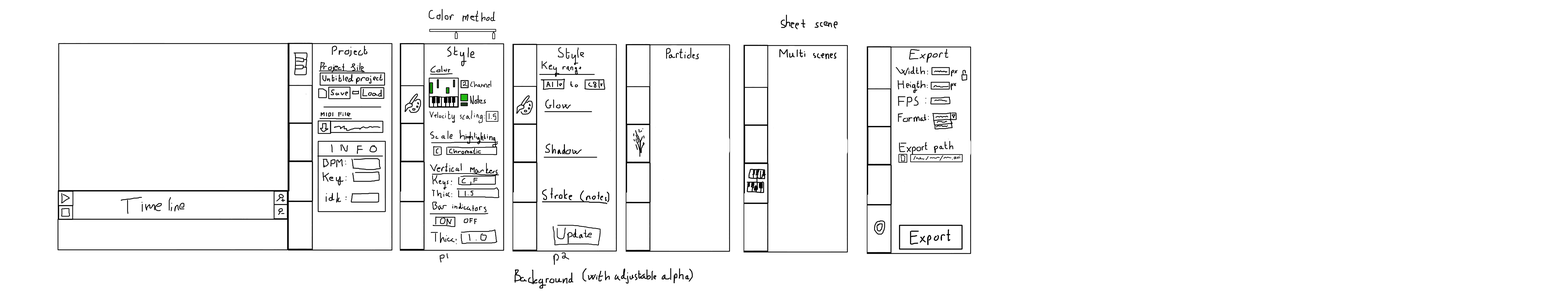
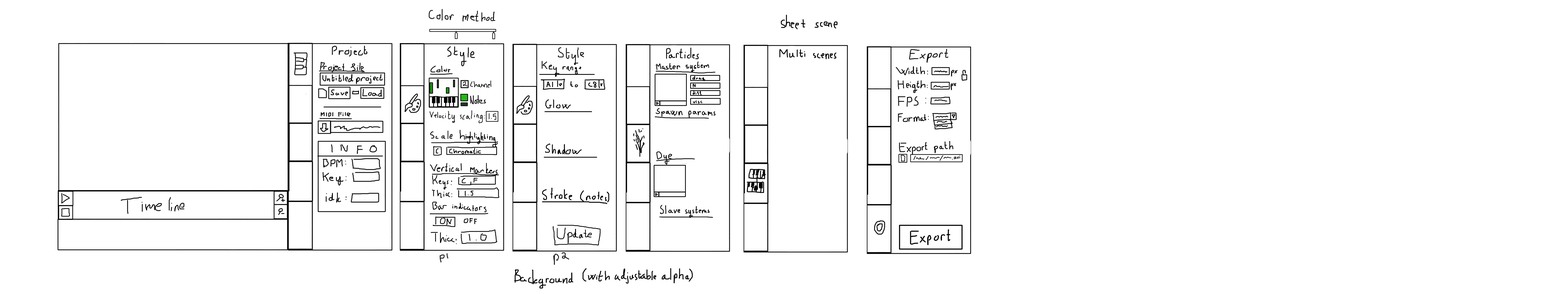
Comparing the layer stacks of the two (1568, 294) images. Changes:
painted on "Layer 1 Merged" over [653,61,721,221]
